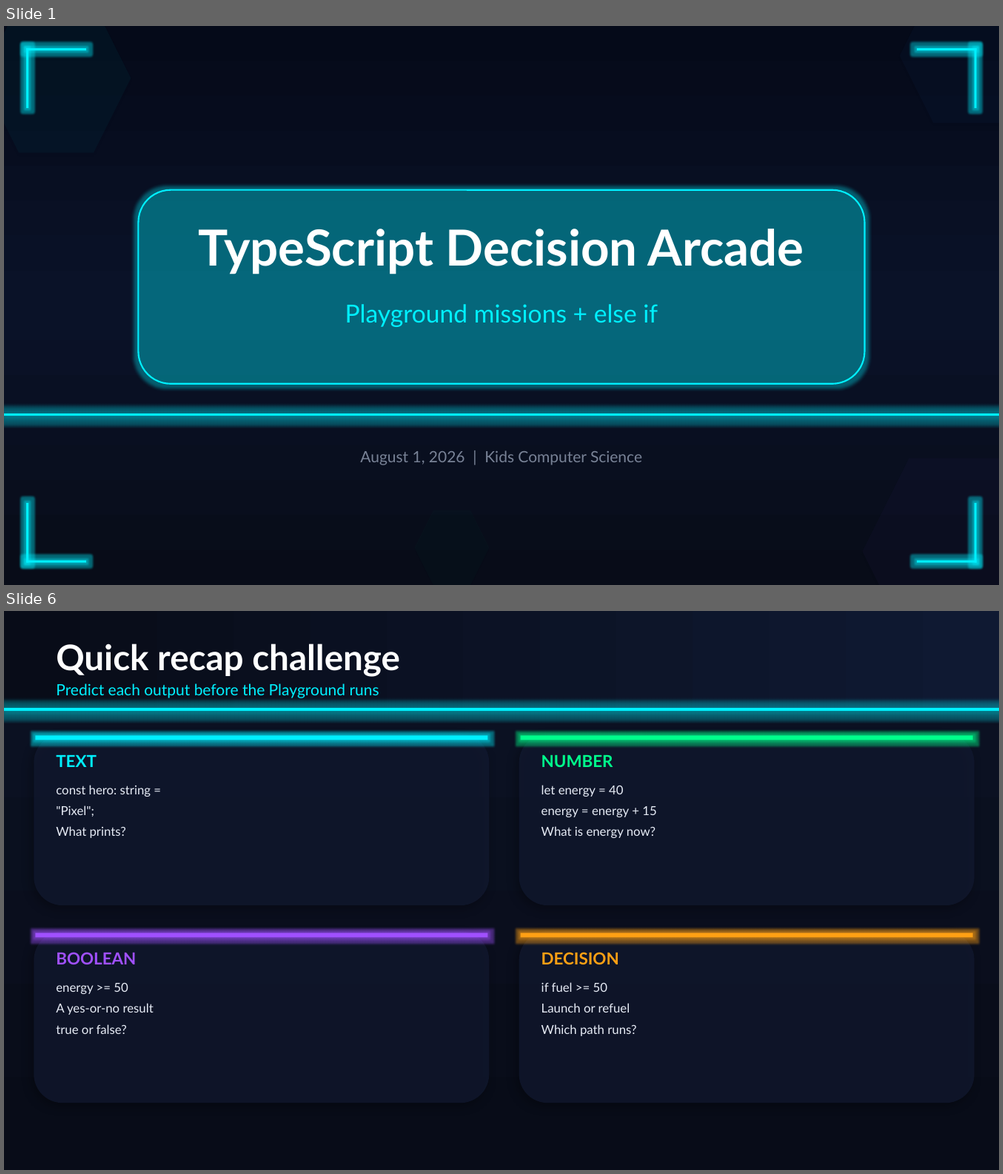
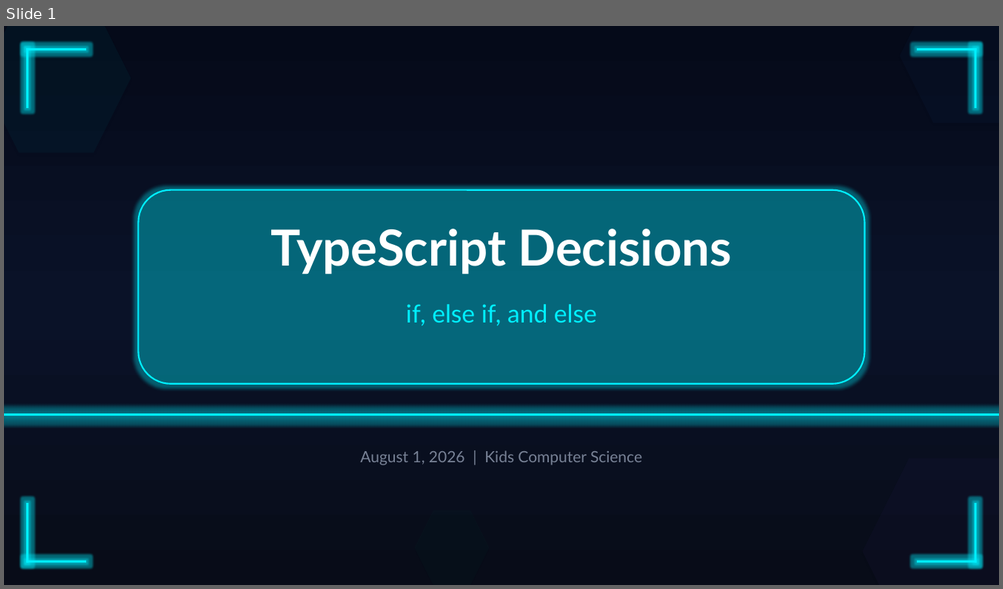
Before and after one commit to aghimir3/KidsComputerScience, a slide deck: 2026-08-01_TypeScript_Decision_Arcade/2026-08-01_TypeScript_Decision_Arcade.pptx. Shown one above the other, each under a label of ours: slides 1 and 6 before the commit, slide 1 after it; the slides between them are not shown. The pictures are 1003x1174 and 1003x589 pixels, drawn with LibreOffice and Linux fonts; fonts in the diff are those of the drawing. Boxes give left, top, right and bottom in pixels: in the first picture for what was removed or moved away, otherwise in the second. Text is boxed around its words. In the diff, an @@ line names an element or a change of style, - is before the commit and + after.

Commit message:
feat(2026-08-01): simplify decision concepts presentation

```diff
--- a/2026-08-01_TypeScript_Decision_Arcade/2026-08-01_TypeScript_Decision_Arcade.pptx
+++ b/2026-08-01_TypeScript_Decision_Arcade/2026-08-01_TypeScript_Decision_Arcade.pptx
@@ slide 6 removed at <box>4,611,999,1170</box>, background #FFFFFF @@
@@ rectangle removed at <box>4,611,999,1170</box> @@
@@ rectangle removed at <box>4,611,999,708</box> @@
@@ text removed at <box>56,644,400,677</box> @@
-Quick recap challenge
@@ text removed at <box>56,684,379,698</box> @@
-Predict each output before the Playground runs
@@ rectangle removed at <box>4,708,999,711</box> @@
@@ rounded rectangle removed at <box>34,734,489,906</box> @@
@@ rectangle removed at <box>35,735,487,740</box> @@
@@ rounded rectangle removed at <box>519,734,974,906</box> @@
@@ rectangle removed at <box>521,735,973,740</box> @@
@@ text removed at <box>56,755,96,767</box> @@
-TEXT
@@ text removed at <box>541,755,613,767</box> @@
-NUMBER
@@ text removed at <box>56,785,151,797</box> @@
-const hero: string =
@@ text removed at <box>541,785,623,797</box> @@
-let energy = 40
@@ text removed at <box>56,806,94,817</box> @@
-"Pixel";
@@ text removed at <box>541,806,656,817</box> @@
-energy = energy + 15
@@ text removed at <box>56,826,126,838</box> @@
-What prints?
@@ text removed at <box>541,826,655,838</box> @@
-What is energy now?
@@ rounded rectangle removed at <box>34,932,489,1103</box> @@
@@ rectangle removed at <box>35,934,487,938</box> @@
@@ rounded rectangle removed at <box>519,932,974,1103</box> @@
@@ rectangle removed at <box>521,934,973,938</box> @@
@@ text removed at <box>56,952,136,965</box> @@
-BOOLEAN
@@ text removed at <box>541,952,619,965</box> @@
-DECISION
@@ text removed at <box>56,983,128,994</box> @@
-energy >= 50
@@ text removed at <box>541,982,607,992</box> @@
-if fuel >= 50
@@ text removed at <box>56,1003,153,1015</box> @@
-A yes-or-no result
@@ text removed at <box>541,1003,630,1013</box> @@
-Launch or refuel
@@ text removed at <box>56,1025,127,1034</box> @@
-true or false?
@@ text removed at <box>541,1025,636,1037</box> @@
-Which path runs?
@@ slide 1 changed as well @@
@@ text at <box>271,229,731,275</box>: text changed @@
-TypeScript Decision Arcade
+TypeScript Decisions
@@ text at <box>406,304,597,326</box>: text changed @@
-Playground missions + else if
+if, else if, and else
```
Also in this commit, not shown: 5 other slides changed, 2 slides added, 11 other slides removed, 1 other file.
